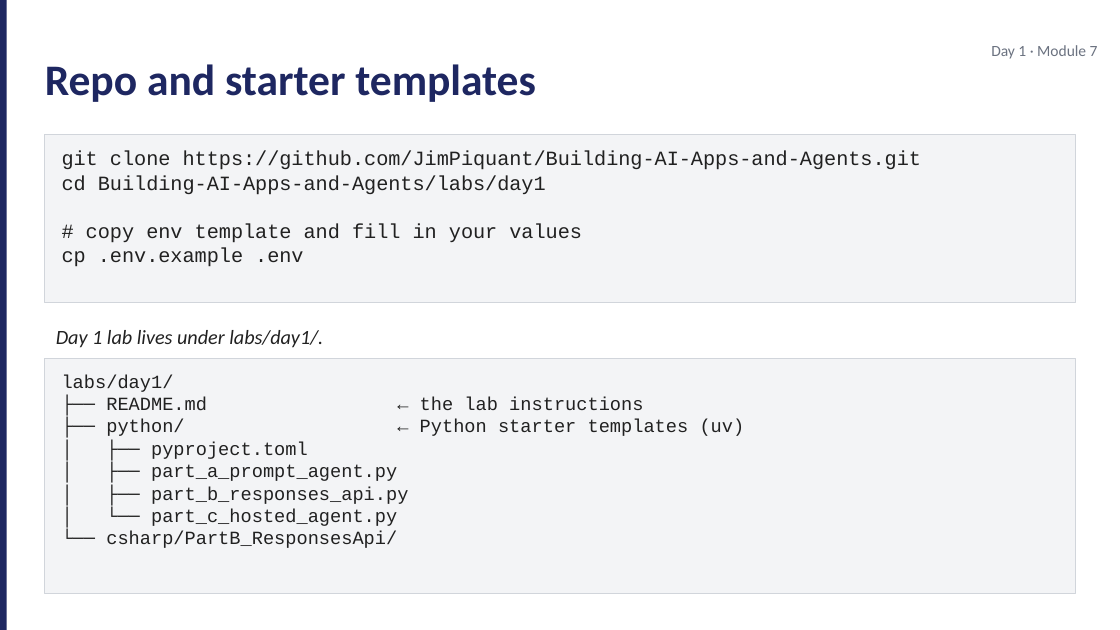
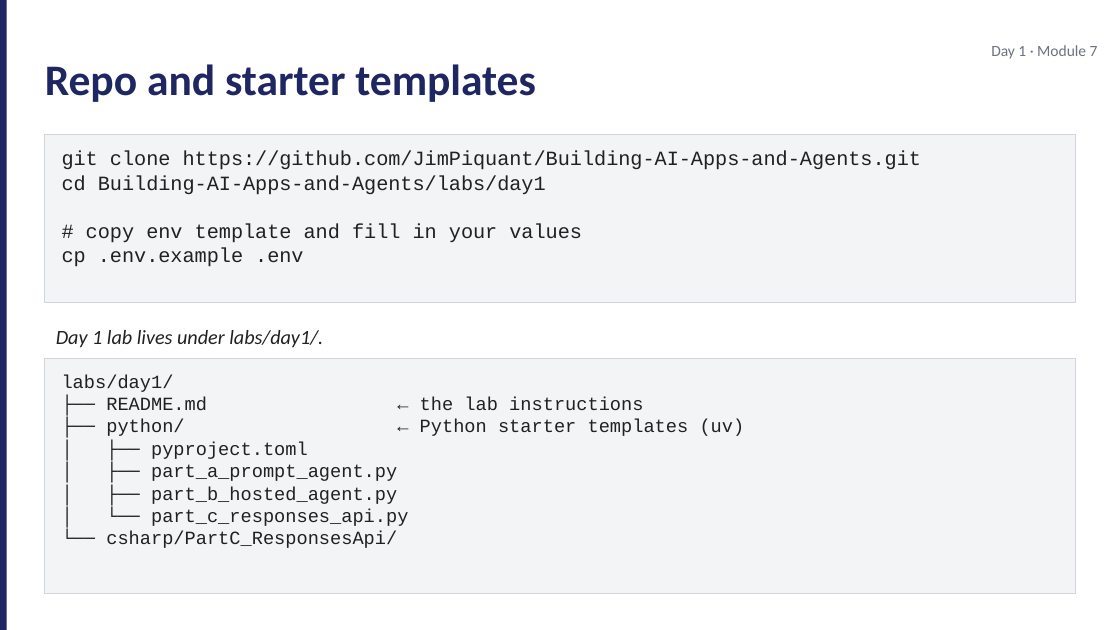
Before and after one commit to JimPiquant/Building-AI-Apps-and-Agents, a slide deck: slide 4 of decks/day1/module-7-lab-kickoff.pptx. Drawn at 1120x630 pixels with LibreOffice and Linux fonts; fonts in the diff are those of the drawing. Boxes give left, top, right and bottom in pixels: in the first picture for what was removed or moved away, otherwise in the second. Text is boxed around its words. In the diff, an @@ line names an element or a change of style, - is before the commit and + after.

```diff
--- a/decks/day1/module-7-lab-kickoff.pptx
+++ b/decks/day1/module-7-lab-kickoff.pptx
@@ text at (x1=106, y1=487, x2=408, y2=548): text changed @@
-│ ├── part_b_responses_api.py
-│ └── part_c_hosted_agent.py
-└── csharp/PartB_ResponsesApi/
+│ ├── part_b_hosted_agent.py
+│ └── part_c_responses_api.py
+└── csharp/PartC_ResponsesApi/
```
Also in this commit, not shown: 4 other slides changed, 22 other files.
